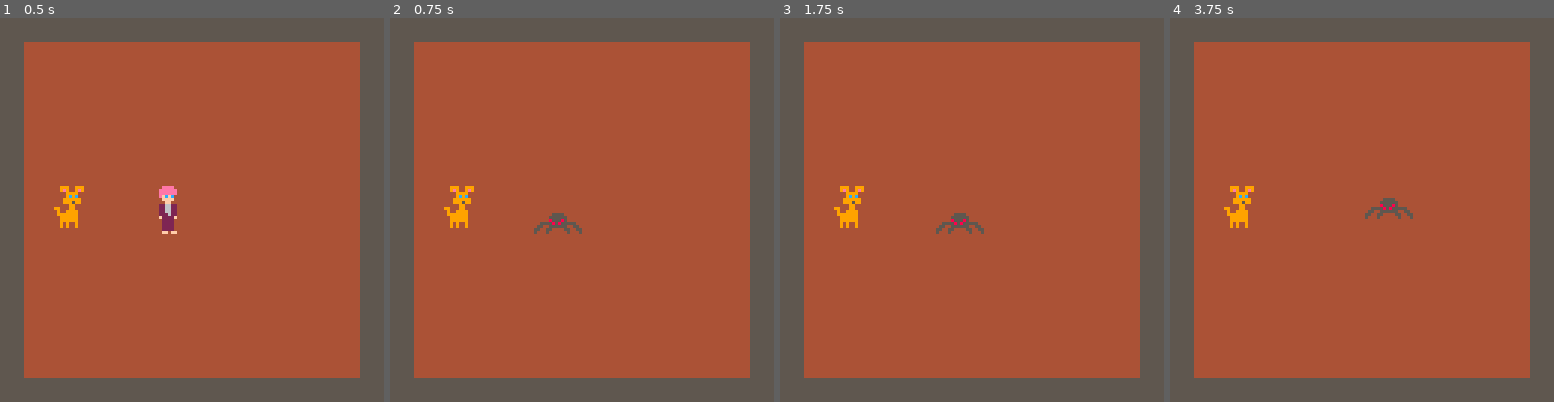
Above: before the commit, frames 1-4 (left to right).
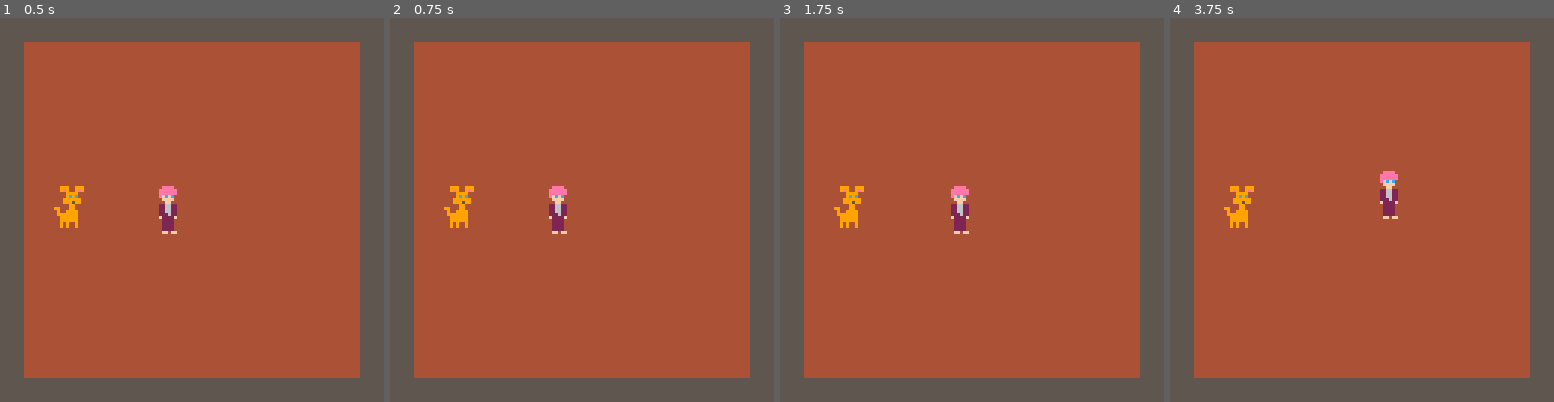
Above: after the commit, the same moments.

Repository: kuhnevan/ims-445-final-project
Game: PICO-8 cartridge final/finalproject.p8
Same seed, same stepped clock (60 frames per second), same inputs: the game is played once before the commit and once after it.
Inputs:
- Up to frame 1 (0.5 s): no input
- Up to frame 2 (0.75 s): tap O (Z key) at 0.7 s
- Up to frame 3 (1.75 s): hold Right from 1.6 s (still down); tap O (Z key) at 1.7 s
- Up to frame 4 (3.75 s): release Right at 2.1 s; tap O (Z key) every 0.4 s from 2.1 to 3.7 s; hold Up 2.15-2.42 s; hold Right 2.47-3.03 s; hold Left 3.08-3.58 s; hold Down from 3.63 s (still down)

Frame 1 is identical in both runs. In frame 2, 0.6% of the frame differs, in the area x 37-50%, y 43-57%; in frame 3, 0.6%; in frame 4, 0.6%.

Commit message:
Swinging bat animation

Diff:
--- a/final/finalproject.p8
+++ b/final/finalproject.p8
@@ -10,6 +10,7 @@
 
 cellwidth = 8
 
+-- initializes the player
 p1 = {
     x = 6 * cellwidth,
     y = 7 * cellwidth,
@@ -22,6 +23,7 @@
     speed = 1
 }
 
+-- initializes the dog
 dog = {
     x = 2 * cellwidth,
     y = 7 * cellwidth,
@@ -32,16 +34,21 @@
     speed = 0
 }
 
-
+-- when the player has hit an enemy, this function subtracts from that character's health
 function dealdamage(dam)
 
 end
 
-
-function wait()
-	p1.sprindex = 9
-	p1.width = 2
-	a = 0
+--
+function attackanim()
+	p1.sprindex = 13
+	_draw()
+    for i = 1,10 do flip() end
+    p1.sprindex = 43
+    _draw()
+    for i = 1, 10 do flip() end
+    p1.sprindex = 9
+    _draw()
 end
 
 function p1:moveleft()
@@ -88,7 +95,7 @@
  if self.x % 8 != 0 then
   return true
  else
-  sprindexheadlevel = mget((self.x / 8) + 1, self.y / 8)
+  sprindexheadlevel = mget((self.x / 8) + 2, self.y / 8)
   oneortwoblocksbelow = 1
   if self.y %8 != 0 then -- if the upperbody is not completely on one and onely one cell
    oneortwoblocksbelow = 2 -- go one cell lower to account for a partially filled cell
@@ -119,14 +126,12 @@
 end
 
 function _update()
-	wait()
  if (btn(0)) then p1:moveleft() end
  if (btn(1)) then p1:moveright() end
  if (btn(2)) then p1:moveup() end
  if (btn(3)) then p1:movedown() end
- if (btn(4)) then
- 	p1.sprindex = 5
- 	p1.width = 2
+ if (btnp(4)) then
+ 	if (p1.sprindex == 11) then	attackanim() end
  end
 end
 
@@ -134,7 +139,6 @@
 
 function _draw()
  map(0,0,0,0,16,16)
--- map(0,0,0,64,16,8)
  spr(p1.sprindex, p1.x, p1.y, p1.width, p1.height)
  spr(dog.sprindex, dog.x, dog.y, dog.width, dog.height)
 
Not shown, changed: 32 lines of the sprite sheet (__gfx__) section of final/finalproject.p8
